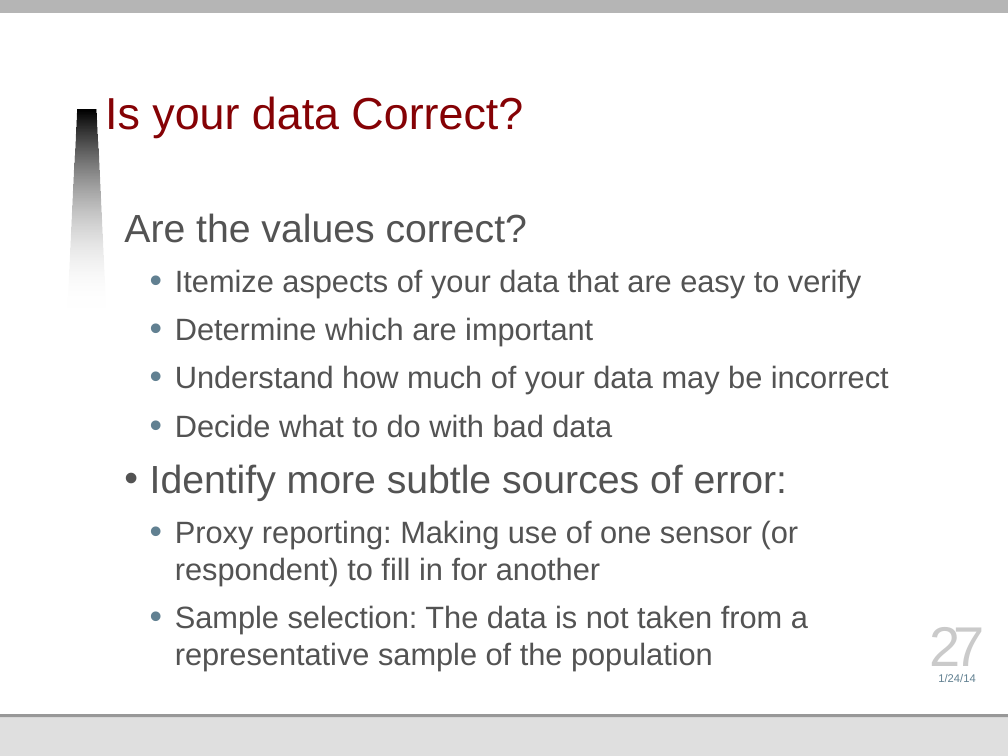
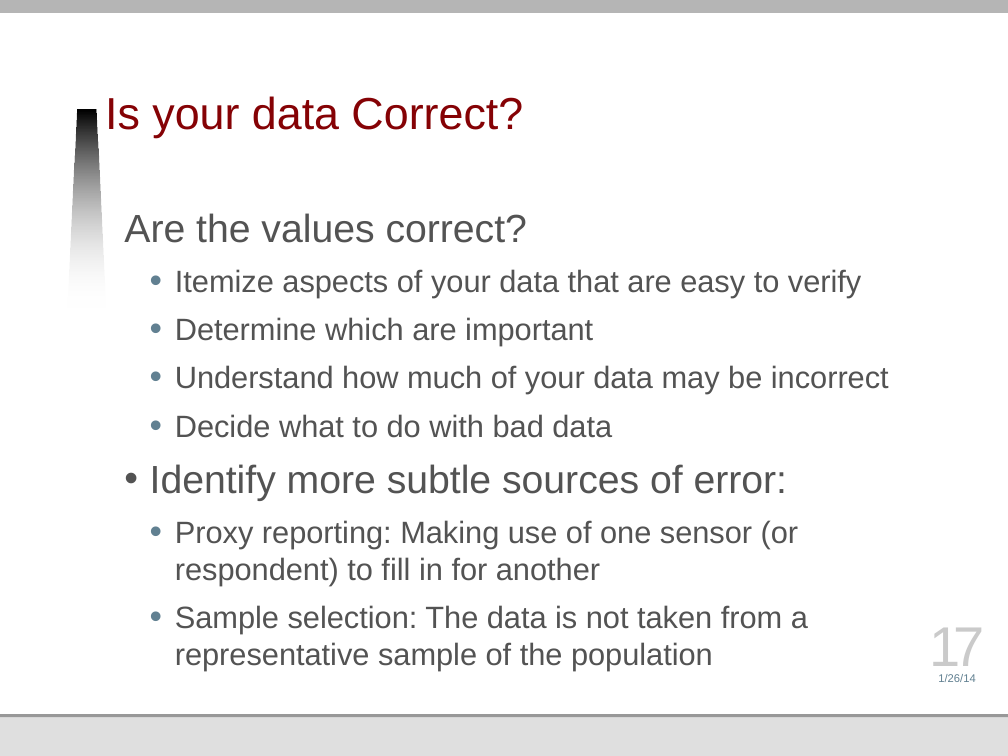
Before and after one commit to jmankoff/data, a slide deck: slide 17 of Lectures/5 Data Quality.pptx (slide 27 before the commit). Drawn at 1008x756 pixels with LibreOffice and Linux fonts; fonts in the diff are those of the drawing; background and template pictures are left out. Boxes give left, top, right and bottom in pixels: in the first picture for what was removed or moved away, otherwise in the second. Text is boxed around its words. In the diff, an @@ line names an element or a change of style, - is before the commit and + after.

```diff
--- a/Lectures/5 Data Quality.pptx
+++ b/Lectures/5 Data Quality.pptx
@@ page number at (x1=929, y1=628, x2=984, y2=676): text changed @@
-27
+17
@@ text at (x1=938, y1=674, x2=975, y2=682): text changed @@
-1/24/14
+1/26/14
```
Also in this commit, not shown: 19 other slides changed, 1 slide added, 10 slides removed, 4 other files.
